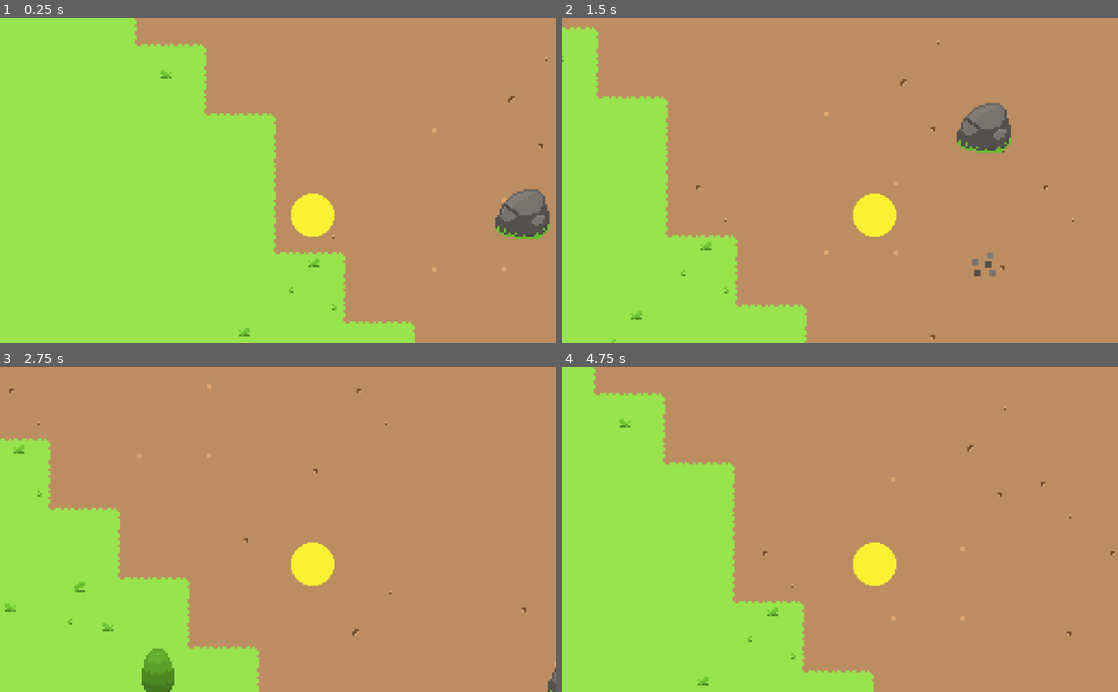
Above: before the commit, frames 1-4 (two rows, left to right).
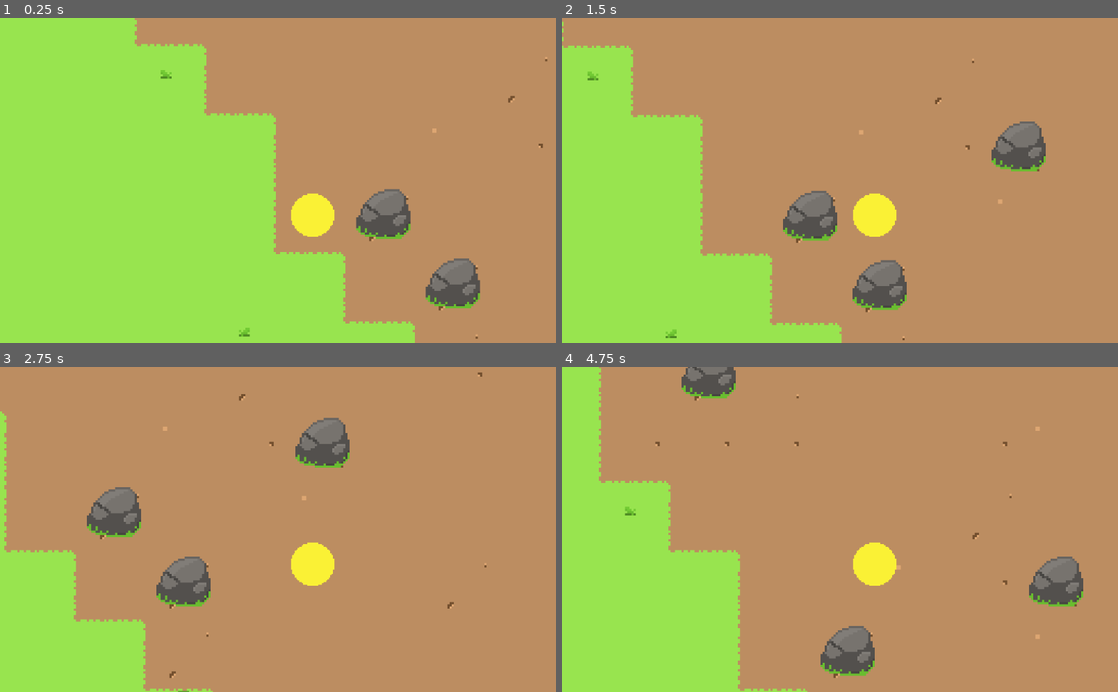
Above: after the commit, the same moments.

Repository: SkyMudder/Game
Game: Godot game, scene res://Main.tscn
Two runs of this game, one before a commit and one after it. Both use one fixed random seed, a clock stepped at 60 frames per second and the inputs below.
Inputs (mouse positions are in pixels of both pictures, inside the frame that each line leads up to):
- Up to frame 1 (0.25 s): no input
- Up to frame 2 (1.5 s): tap Enter at 0.5 s; move the mouse to (1084, 216) at 0.52 s; hold Right (ui_right) 0.53-1.28 s; click (1084, 216) at 0.67 s; move the mouse to (1017, 284) at 1.27 s; hold Down (ui_down) from 1.28 s (still down); click (1017, 284) at 1.42 s
- Up to frame 3 (2.75 s): move the mouse to (211, 646) at 2.02 s; release Down (ui_down) at 2.03 s; hold Right (ui_right) from 2.03 s (still down); click (211, 646) at 2.17 s
- Up to frame 4 (4.75 s): move the mouse to (717, 679) at 2.77 s; release Right (ui_right) at 2.78 s; hold Up (ui_up) 2.78-3.53 s; click (717, 679) at 2.92 s; move the mouse to (817, 458) at 3.52 s; hold Left (ui_left) from 3.53 s (still down); click (817, 458) at 3.67 s; move the mouse to (673, 480) at 4.27 s

The runs differ from the first frame. In frame 1, 3.8% of the frame differs, in the area x 52-99%, y 52-99%; in frame 2, 11%; in frame 3, 14%, in the area x 0-100%, y 1-100%; in frame 4, 14%.

Commit message:
Fixed the first Tile being null

Diff:
--- a/Autoload/WorldVariables.gd
+++ b/Autoload/WorldVariables.gd
@@ -6,7 +6,7 @@
 const __chunkSizePixels : int = __tileSizePixels * __chunkSizeTiles	# Chunk Size in Enigne Units
 
 var __root : Vector2 = Vector2.ZERO	# Where the first Chunk gets generated
-var __renderDistance : int = 5	# Render distance in Chunks (Must be higher than 1)
+var __renderDistance : int = 2	# Render distance in Chunks (Must be higher than 1)
 var __generatedChunks = []	# Array that stores all generated Chunks
 var __nextToGenerate = []	# Array that stores all the Chunks that are up next
 							# to generate (Neighbours of generated Chunks)
--- a/Main.tscn
+++ b/Main.tscn
@@ -239,7 +239,6 @@
 tile_set = SubResource( 1 )
 cell_size = Vector2( 32, 32 )
 format = 1
-tile_data = PoolIntArray( 0, 0, 0 )
 script = ExtResource( 2 )
 
 [node name="Grass" type="TileMap" parent="."]
@@ -256,6 +255,9 @@
 
 [node name="KinematicBody2D" type="KinematicBody2D" parent="."]
 script = ExtResource( 5 )
+__meta__ = {
+"_edit_group_": true
+}
 
 [node name="Player" type="Sprite" parent="KinematicBody2D"]
 position = Vector2( 16, 16 )
--- a/Mouse/MousePointer.tscn
+++ b/Mouse/MousePointer.tscn
@@ -12,7 +12,7 @@
 collision_mask = 8
 
 [node name="CollisionShape2D" parent="Hitbox" index="0"]
-position = Vector2( 4, 4 )
+position = Vector2( 3.97372, 3.47444 )
 shape = SubResource( 1 )
 
 [editable path="Hitbox"]
--- a/Scripts/TileMap.gd
+++ b/Scripts/TileMap.gd
@@ -54,7 +54,7 @@
 			var rand = rng.randi_range(0, percentage)
 			var posCurrent = Vector2(x, y)
 			var noise2D = noise.get_noise_2d(x + root.x * chunkSizeTiles, y + root.y * chunkSizeTiles) + 1
-			if noise2D < 1:
+			if noise2D <= 1:
 				var randDirt = rng.randi_range(0, 3)
 				generateDirt(posCurrent, root, rand, randDirt)
 			elif noise2D > 1:
@@ -79,7 +79,8 @@
 	tileMapGrass.set_cell(posCurrent.x + root.x * chunkSizeTiles, posCurrent.y + root.y * chunkSizeTiles, 0)
 	generateNature(1, posCurrent, root, rand)
 
-"""Generates Grass on top of the Grass Floor"""
+"""Generates Grass on top of the Grass Floor
+None of these Tiles have Collision"""
 func generateGrassTop(posCurrent, root, rand, randGrass):
 	if rand < SpawnRates.getGrass():
 		tileMapGrassTop.set_cell(posCurrent.x + root.x * chunkSizeTiles, posCurrent.y + root.y * chunkSizeTiles, randGrass)
